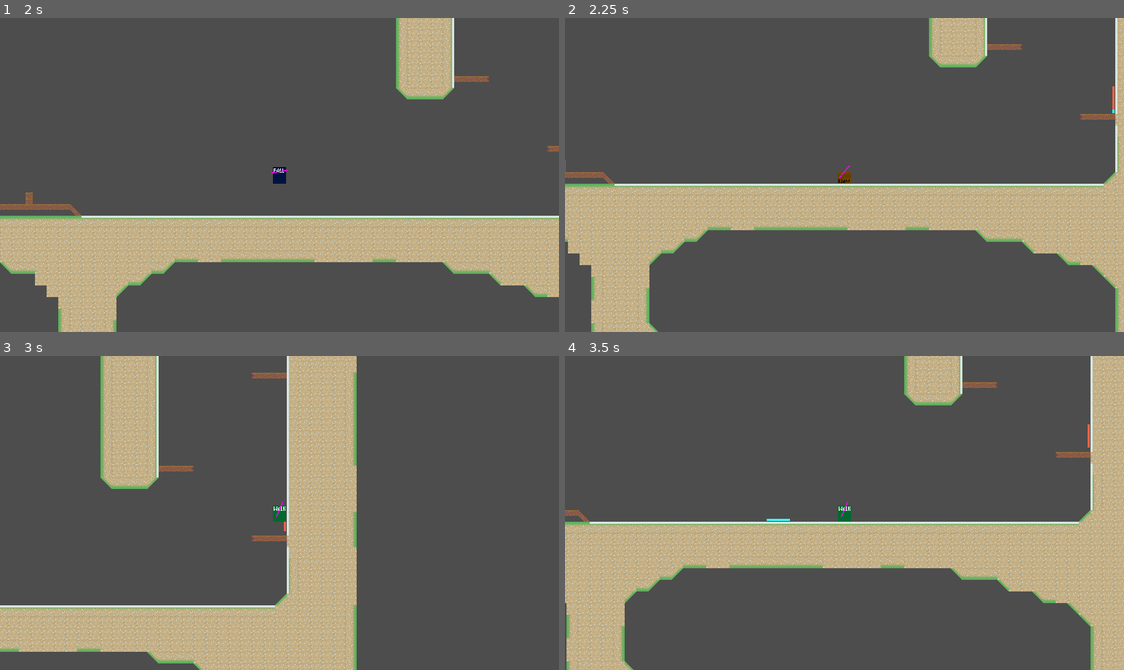
Above: before the commit, frames 1-4 (two rows, left to right).
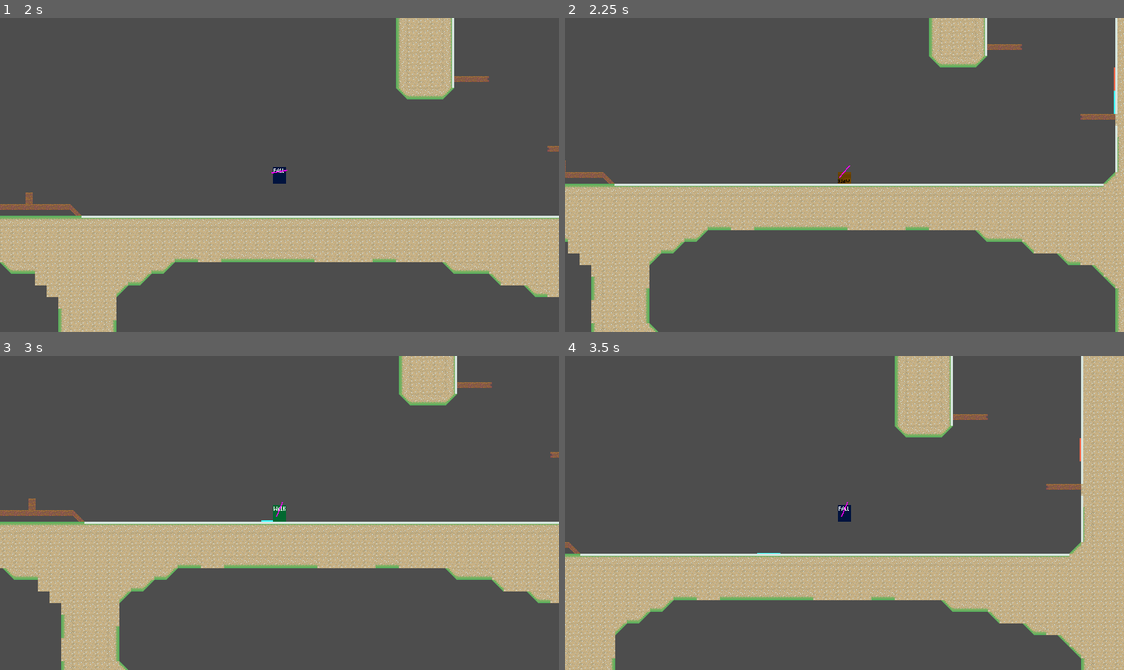
Above: after the commit, the same moments.

Repository: haruo-gabriel/portal2d
Game: Godot game, scene res://levels/level_1/level_scene.tscn
Two runs of this game, one before a commit and one after it. Both use one fixed random seed, a clock stepped at 60 frames per second and the inputs below.
Inputs (mouse positions are in pixels of both pictures, inside the frame that each line leads up to):
- Up to frame 1 (2 s): tap Enter at 0.5 s; move the mouse to (402, 159) at 0.52 s; hold D (move_right) from 0.53 s (still down); click (402, 159) at 0.6 s; tap Space (jump) at 0.77, 1.52 s; right-click (402, 159) at 0.8 s; move the mouse to (167, 190) at 1.27 s; right-click (167, 190) at 1.35 s; click (167, 190) at 1.55 s
- Up to frame 2 (2.25 s): move the mouse to (900, 105) at 2.02 s; release D (move_right) at 2.03 s; hold A (move_left) from 2.03 s (still down); hold Shift (crouch) from 2.03 s (still down)
- Up to frame 3 (3 s): right-click (335, 443) at 2.3 s; move the mouse to (251, 575) at 2.77 s; release A (move_left) at 2.78 s; release Shift (crouch) at 2.78 s; hold D (move_right) from 2.78 s (still down); click (251, 575) at 2.85 s
- Up to frame 4 (3.5 s): keep holding D (move_right); tap Space (jump) at 3.02 s

Frame 1 is identical in both runs. In frame 2, less than 0.1% of the frame differs, in the area x 97-99%, y 15-31%; in frame 3, 44%, in the area x 0-100%, y 0-100%; in frame 4, 30%.

Commit message:
Making portal casting work with portals

Diff:
--- a/godot project/characters/common/game_constants.gd
+++ b/godot project/characters/common/game_constants.gd
@@ -4,4 +4,4 @@
 var GRAVITY: float = ProjectSettings.get_setting("physics/2d/default_gravity")
 
 const TILE_SIZE: int = 16 # In pixels
-const PORTAL_SIZE: float = 2.0 # Measured in game tiles
+const PORTAL_SIZE: float = 1.95 # Measured in game tiles
--- a/godot project/characters/player/scripts/player.gd
+++ b/godot project/characters/player/scripts/player.gd
@@ -21,7 +21,7 @@
 
 func shoot(type: PortalsConstants.PortalType) -> void:
 
-	var result: Array = portal_caster.get_portal()
+	var result: Array = portal_caster.get_portal(type)
 
 	if not result:
 		return
--- a/godot project/characters/player/scripts/portal_caster.gd
+++ b/godot project/characters/player/scripts/portal_caster.gd
@@ -61,7 +61,7 @@
 
 	return Vector2.ZERO
 
-func get_portal() -> Array:
+func get_portal(type: PortalsConstants.PortalType) -> Array:
 	"""Returns `position` and `normal` of the portal or an empty array if an invalid spot"""
 
 	var hit: Vector2 = raycast.get_collision_point()
@@ -70,12 +70,17 @@
 	if hit == Vector2.ZERO or hit == null or normal == null:
 		return Array()
 
+	for child in tile_map.get_tree().get_nodes_in_group("Portal"):
+		if child is Portal and child.type != type:
+			other_portal = child
 
 	hit -= tile_map.position
 	hit -= normal
 
 	var right: Vector2 = get_valid_point(hit, normal, normal.rotated(PI / 2))
 	var left: Vector2 = get_valid_point(hit, normal, normal.rotated(-PI / 2))
+
+	other_portal = null
 
 	if not right and not left:
 		return []
--- a/godot project/portals/blue_portal.tscn
+++ b/godot project/portals/blue_portal.tscn
@@ -12,12 +12,11 @@
 script = ExtResource("1_hgyqr")
 
 [node name="CollisionShape2D" type="CollisionShape2D" parent="."]
-position = Vector2(2, 0)
 shape = SubResource("SegmentShape2D_3rnao")
 
 [node name="Sprite2D" type="Sprite2D" parent="."]
 modulate = Color(0.243137, 1, 1, 1)
-position = Vector2(2, 0)
+visibility_layer = 3
 texture = ExtResource("2_nfx6l")
 
 [connection signal="body_entered" from="." to="." method="_on_body_entered"]
--- a/godot project/portals/orange_portal.tscn
+++ b/godot project/portals/orange_portal.tscn
@@ -14,12 +14,12 @@
 script = ExtResource("1_qxjg7")
 
 [node name="CollisionShape2D" type="CollisionShape2D" parent="."]
-position = Vector2(2, 0)
+position = Vector2(0, -2.08165e-12)
 shape = SubResource("SegmentShape2D_3rnao")
 
 [node name="Sprite2D" type="Sprite2D" parent="."]
 modulate = Color(0.921661, 0.394423, 0.282212, 1)
-position = Vector2(2, -2.08165e-12)
+position = Vector2(0, -2.08165e-12)
 texture = ExtResource("2_wi1a2")
 
 [connection signal="body_entered" from="." to="." method="_on_body_entered"]
